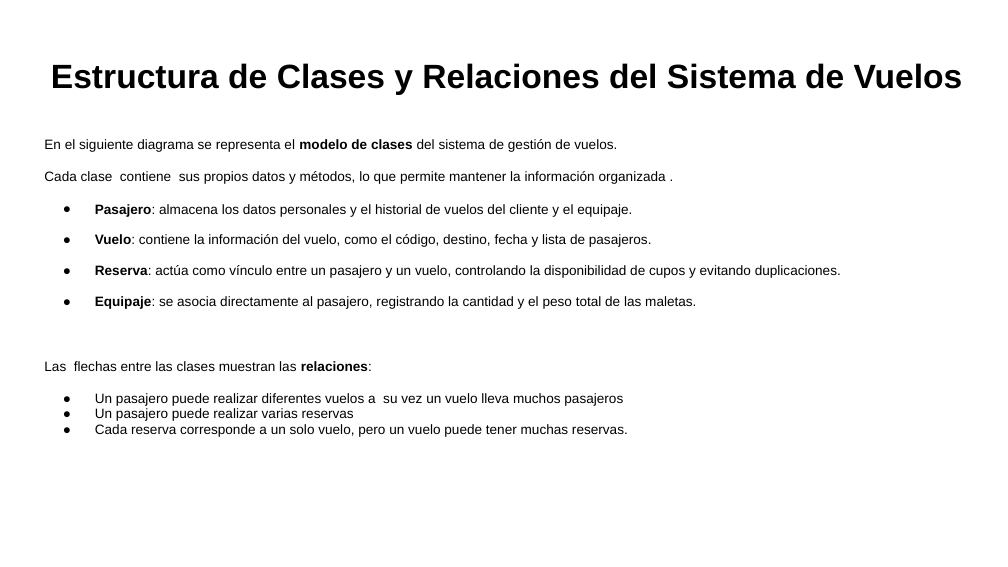
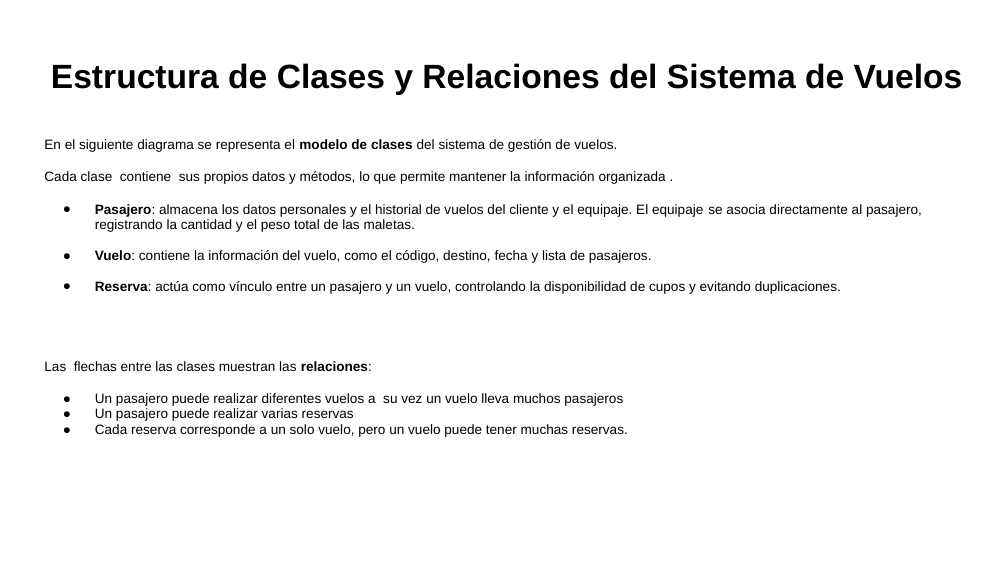
Before and after one commit to MarielaIPS/Final, a slide deck: slide 4 of Sistema de vuelos.pptx. Drawn at 1008x567 pixels with LibreOffice and Linux fonts; fonts in the diff are those of the drawing; background and template pictures are left out. Boxes give left, top, right and bottom in pixels: in the first picture for what was removed or moved away, otherwise in the second. Text is boxed around its words. In the diff, an @@ line names an element or a change of style, - is before the commit and + after.

```diff
--- a/Sistema de vuelos.pptx
+++ b/Sistema de vuelos.pptx
@@ text at [95,204,922,232]: text changed @@
-● Pasajero: almacena los datos personales y el historial de vuelos del cliente y el equipaje.
+● Pasajero: almacena los datos personales y el historial de vuelos del cliente y el equipaje. El equipaje se asocia directamente al pasajero, registrando la cantidad y el peso total de las maletas.
@@ text at [95,296,696,309]: paragraph removed @@
-● Equipaje: se asocia directamente al pasajero, registrando la cantidad y el peso total de las maletas.
```
Also in this commit, not shown: 1 other slide changed, 2 slides added.
